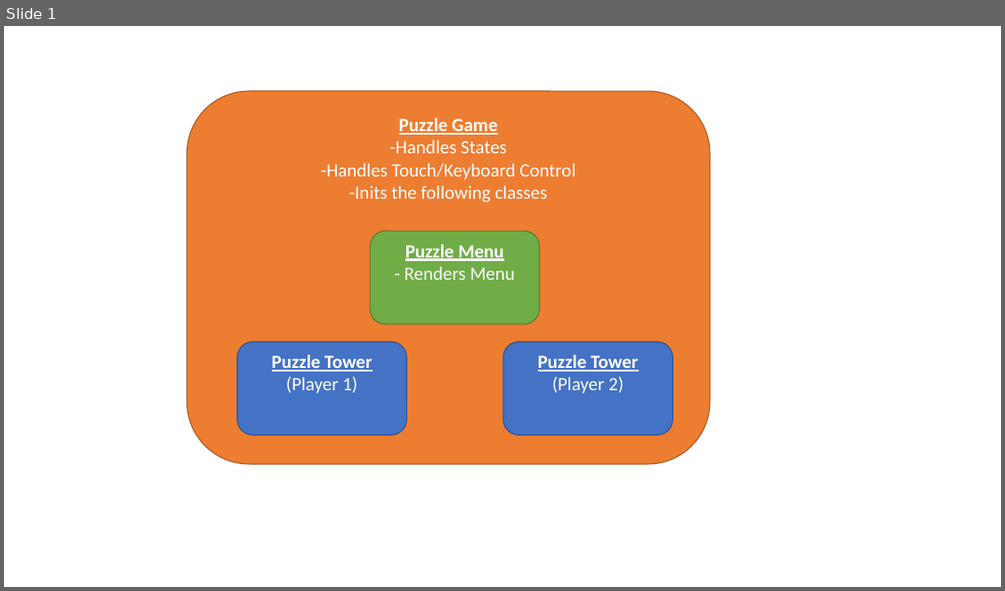
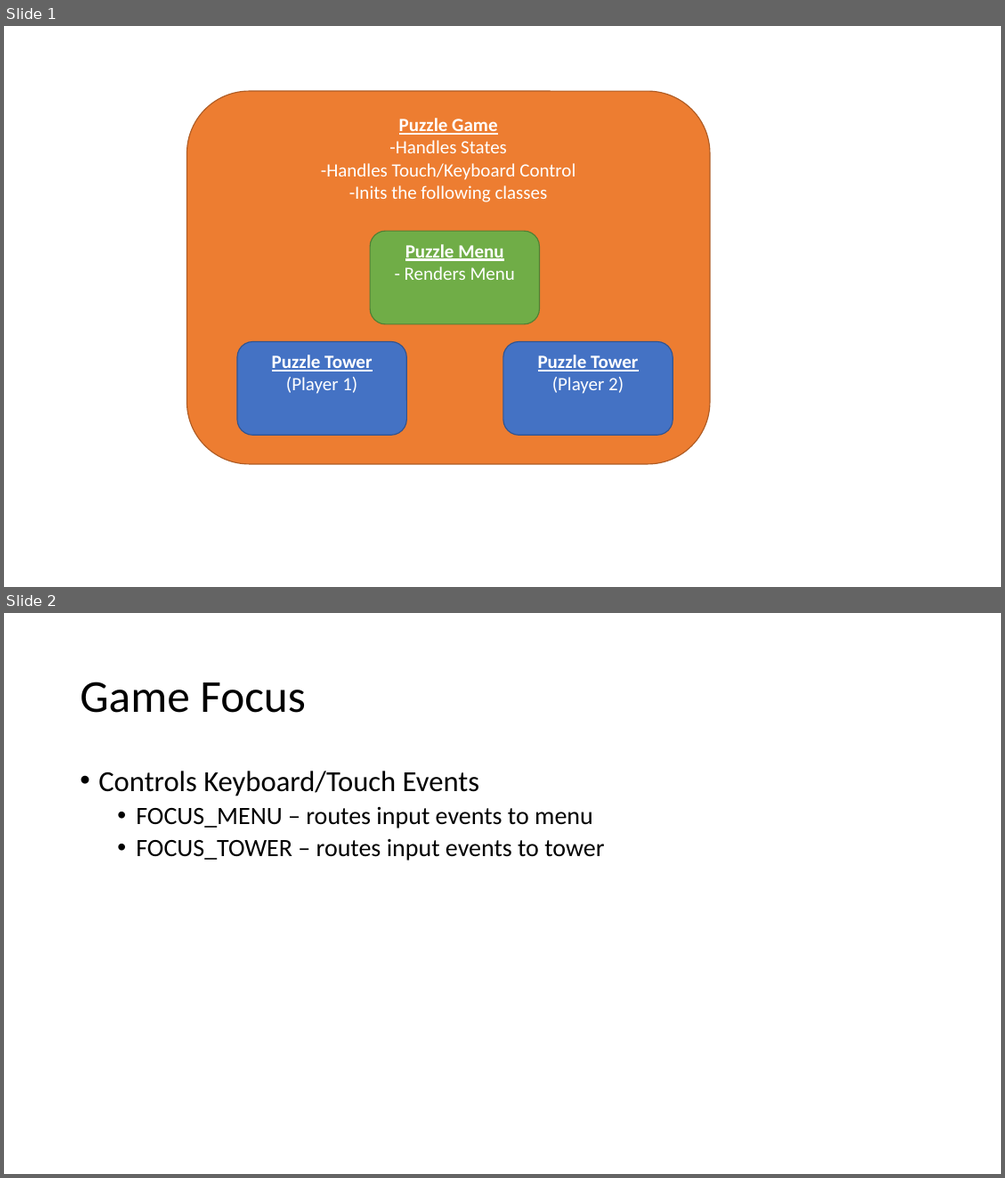
Before and after one commit to JakeSiegers/PuzzleCylinder, a slide deck: project-files/Game Structure Notes.pptx. Shown one above the other, each under a label of ours: slide 1 before the commit, slides 1 and 2 after it. The pictures are 1005x591 and 1005x1178 pixels, drawn with LibreOffice and Linux fonts; fonts in the diff are those of the drawing. Boxes give left, top, right and bottom in pixels: in the first picture for what was removed or moved away, otherwise in the second. Text is boxed around its words. In the diff, an @@ line names an element or a change of style, - is before the commit and + after.

```diff
--- a/project-files/Game Structure Notes.pptx
+++ b/project-files/Game Structure Notes.pptx
@@ slide 2 added at [4,613,1001,1174], background #FFFFFF @@
@@ title added at [80,682,306,713], 44 pt, text #000000 @@
+Game Focus
@@ text added at [98,771,604,860], 24 pt, text #000000 @@
+• Controls Keyboard/Touch Events
+  • FOCUS_MENU – routes input events to menu
+  • FOCUS_TOWER – routes input events to tower
```
Also in this commit, not shown: 1 other slide added, 12 other files.
